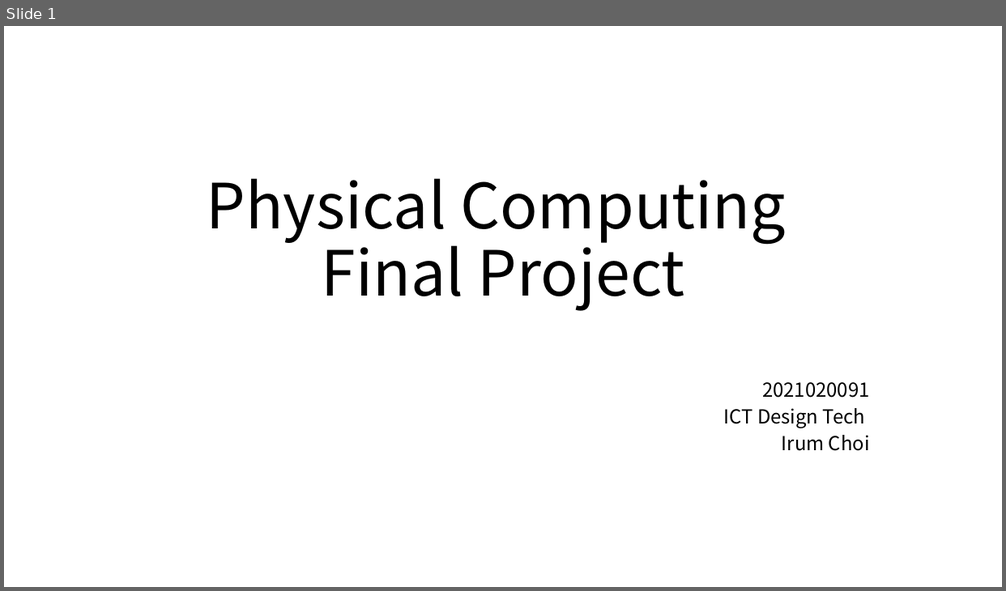
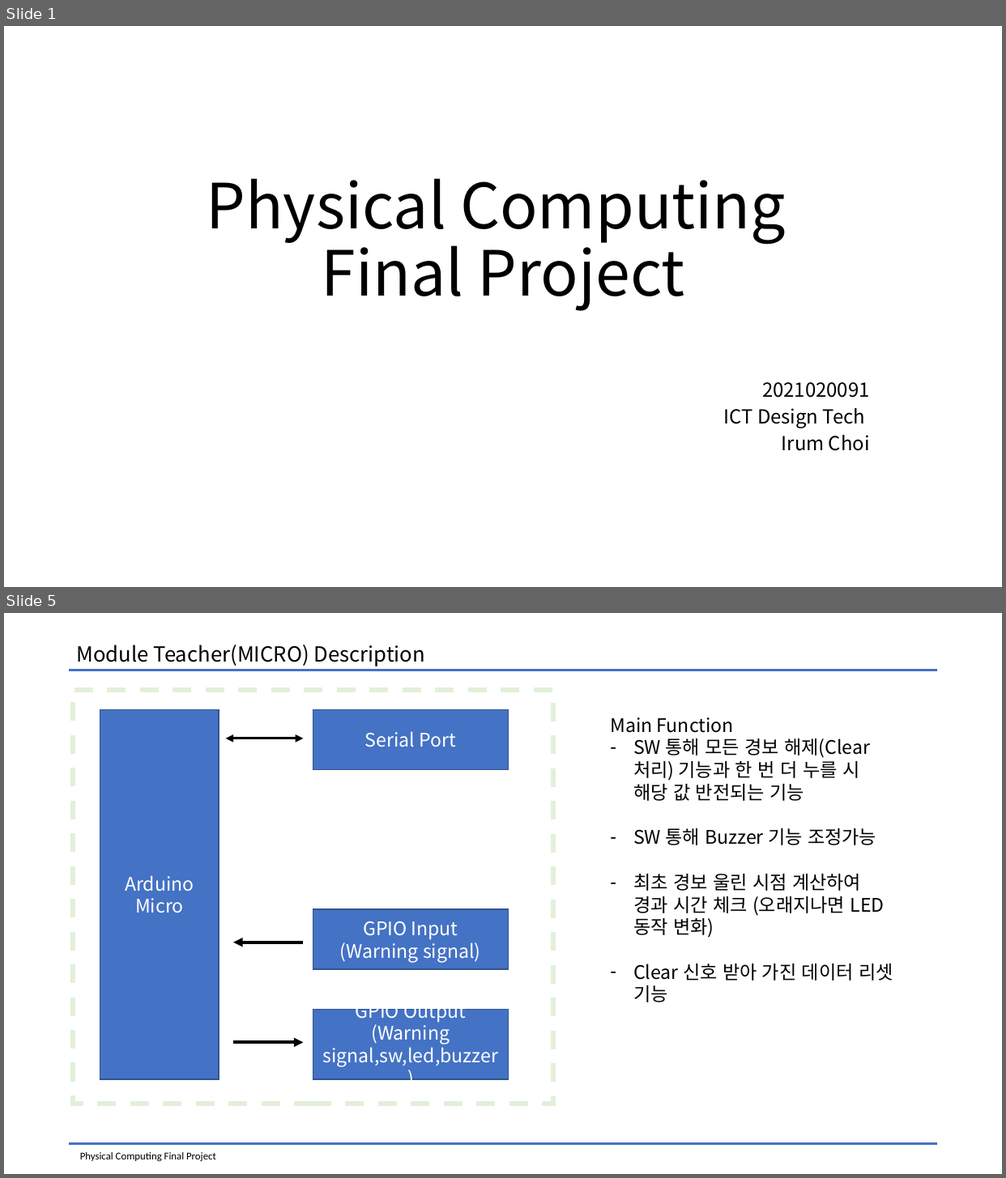
Before and after one commit to kimkyowon/Physical_Computing_Final, a slide deck: Physical_Computing/Documents/Physical Computing_Prototype.pptx. Shown one above the other, each under a label of ours: slide 1 before the commit, slides 1 and 5 after it; the slides between them are not shown. The pictures are 1006x591 and 1006x1178 pixels, drawn with LibreOffice and Linux fonts; fonts in the diff are those of the drawing. Boxes give left, top, right and bottom in pixels: in the first picture for what was removed or moved away, otherwise in the second. Text is boxed around its words. In the diff, an @@ line names an element or a change of style, - is before the commit and + after.

```diff
--- a/Physical_Computing/Documents/Physical Computing_Prototype.pptx
+++ b/Physical_Computing/Documents/Physical Computing_Prototype.pptx
@@ slide 5 added at box(4, 613, 1002, 1174), background #FFFFFF @@
@@ text added at box(76, 645, 426, 666), 20 pt, text #000000 @@
+Module Teacher(MICRO) Description
@@ line added from (69, 670) to (937, 670), #4472C4 2.5 pt @@
@@ rectangle added at box(73, 690, 553, 1104), outline #E2F0D9 4.5 pt dashed @@
@@ rectangle added at box(100, 709, 219, 1080), fill #4472C4, outline #325491 1 pt, 18 pt, text #FFFFFF @@
+Arduino
+Micro
@@ rectangle added at box(313, 709, 509, 769), fill #4472C4, outline #325491 1 pt, 18 pt, text #FFFFFF @@
+Serial Port
@@ text added at box(610, 717, 893, 1003), 18 pt, text #000000 @@
+Main Function
+– SW 통해 모든 경보 해제(Clear 처리) 기능과 한 번 더 누를 시 해당 값 반전되는 기능
+– SW 통해 Buzzer 기능 조정가능
+– 최초 경보 울린 시점 계산하여 경과 시간 체크 (오래지나면 LED 동작 변화)
+– Clear 신호 받아 가진 데이터 리셋 기능
@@ double arrow added from (226, 739) to (304, 739), #000000 2.5 pt @@
@@ rectangle added at box(313, 909, 509, 969), fill #4472C4, outline #325491 1 pt, 18 pt, text #FFFFFF @@
+GPIO Input
+(Warning signal)
@@ arrow added from (304, 943) to (233, 943), #000000 3 pt @@
@@ rectangle added at box(313, 1009, 509, 1080), fill #4472C4, outline #325491 1 pt, 18 pt, text #FFFFFF @@
+GPIO Output
+(Warning signal,sw,led,buzzer)
@@ arrow added from (233, 1043) to (304, 1043), #000000 3 pt @@
@@ line added from (69, 1144) to (937, 1144), #4472C4 2.5 pt @@
@@ text added at box(80, 1152, 216, 1162), 10 pt, text #000000 @@
+Physical Computing Final Project
```
Also in this commit, not shown: 9 other slides added, 4 slides removed, 17 other files.
